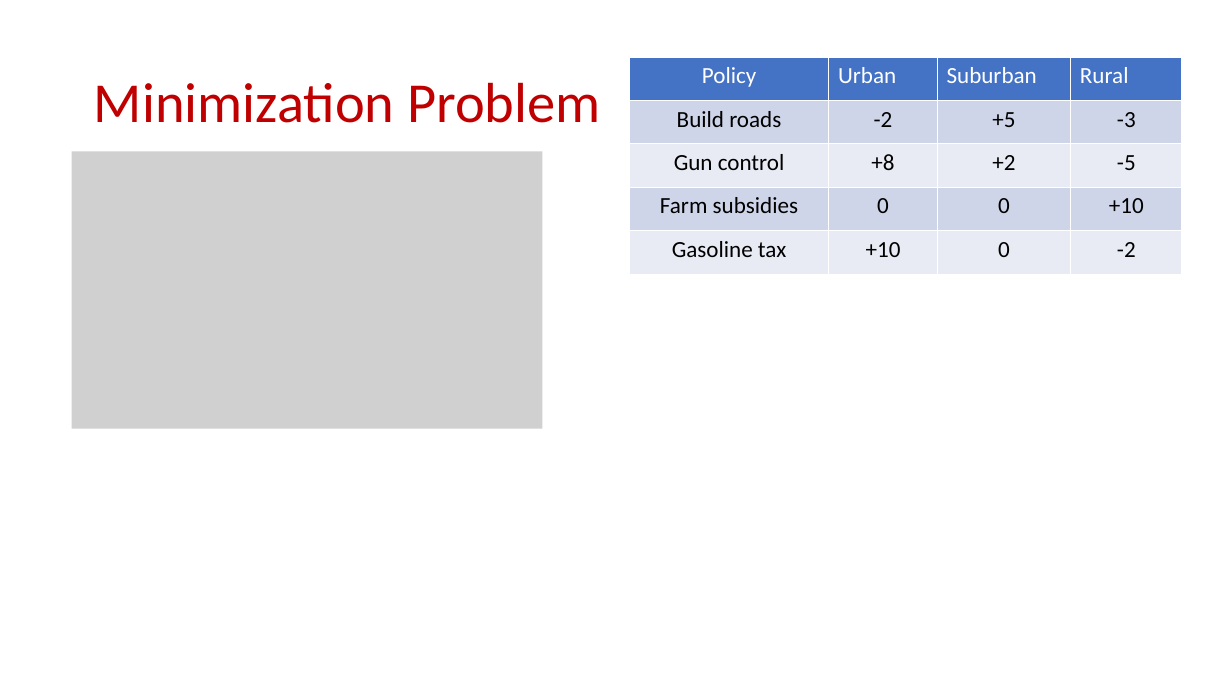
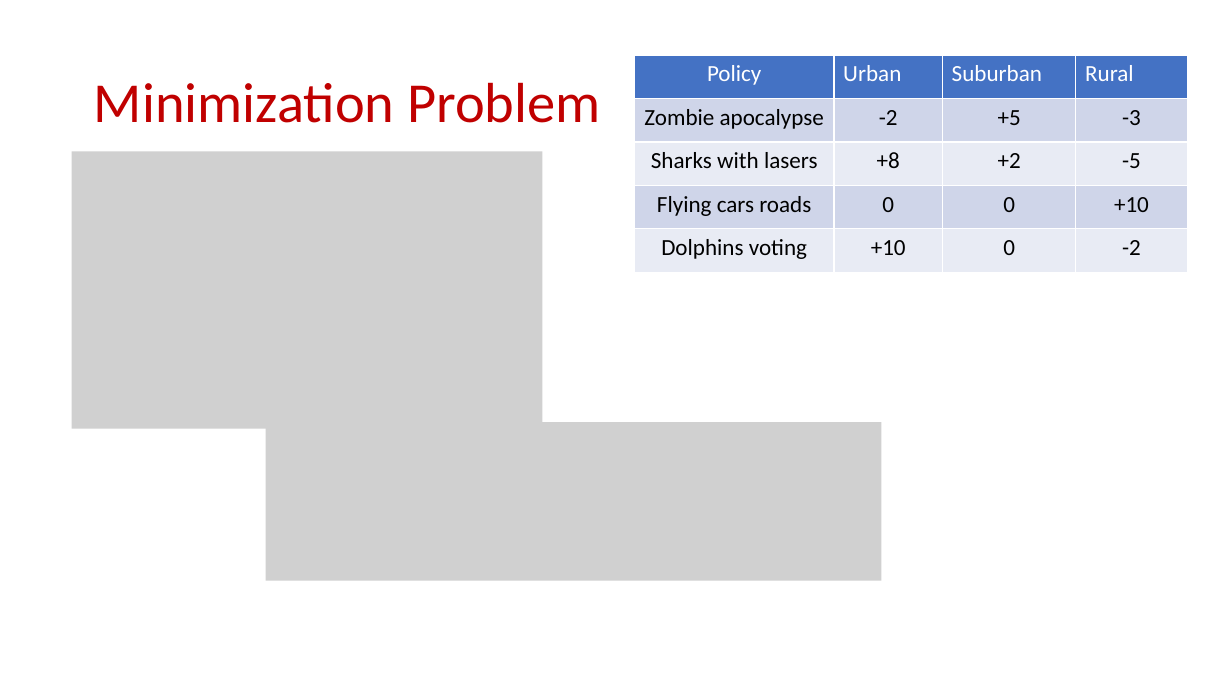
Before and after one commit to samsonzhou/samsonzhou.github.io, a slide deck: slide 6 of CSCE658-S24/L16.pptx. Drawn at 1232x693 pixels with LibreOffice and Linux fonts; fonts in the diff are those of the drawing; grey boxes stand for pictures. Boxes give left, top, right and bottom in pixels: in the first picture for what was removed or moved away, otherwise in the second. Text is boxed around its words. In the diff, an @@ line names an element or a change of style, - is before the commit and + after.

```diff
--- a/CSCE658-S24/L16.pptx
+++ b/CSCE658-S24/L16.pptx
@@ table at bbox=[635, 55, 1187, 273] @@
-row 2, column 1: Build roads
+row 2, column 1: Zombie apocalypse
-row 3, column 1: Gun control
+row 3, column 1: Sharks with lasers
-row 4, column 1: Farm subsidies
+row 4, column 1: Flying cars roads
-row 5, column 1: Gasoline tax
+row 5, column 1: Dolphins voting
@@ table: place and size @@
-table at bbox=[629, 57, 1181, 274]
+table at bbox=[635, 55, 1187, 273]
@@ picture added at bbox=[265, 422, 882, 581] @@
```
Also in this commit, not shown: 5 other slides changed, 26 slides added.
